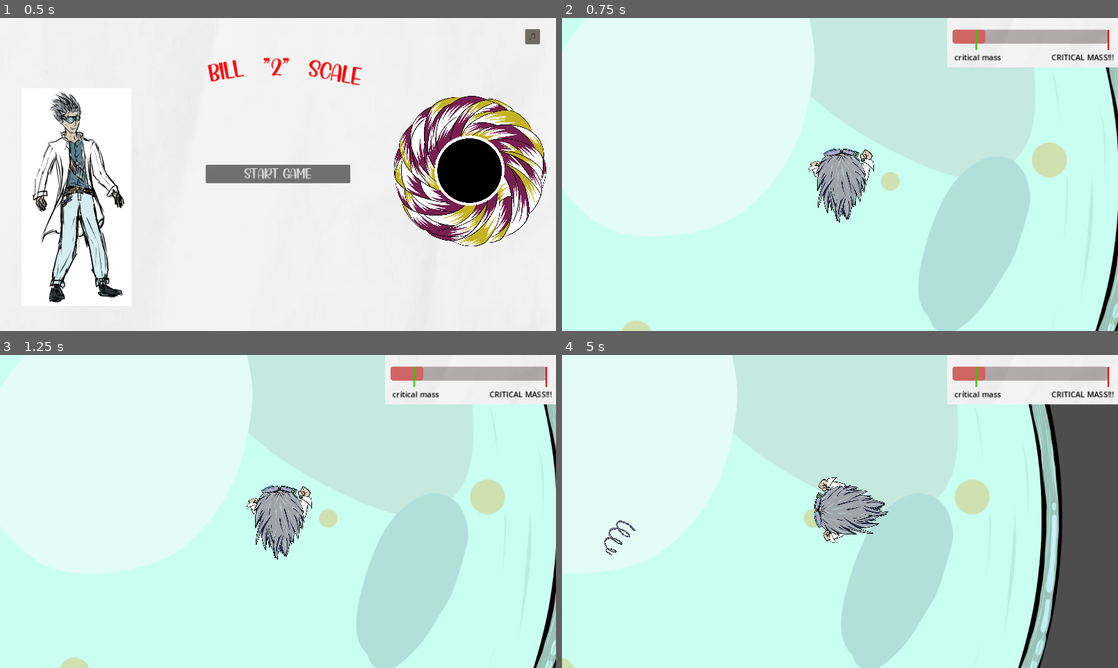
Above: before the commit, frames 1-4 (two rows, left to right).
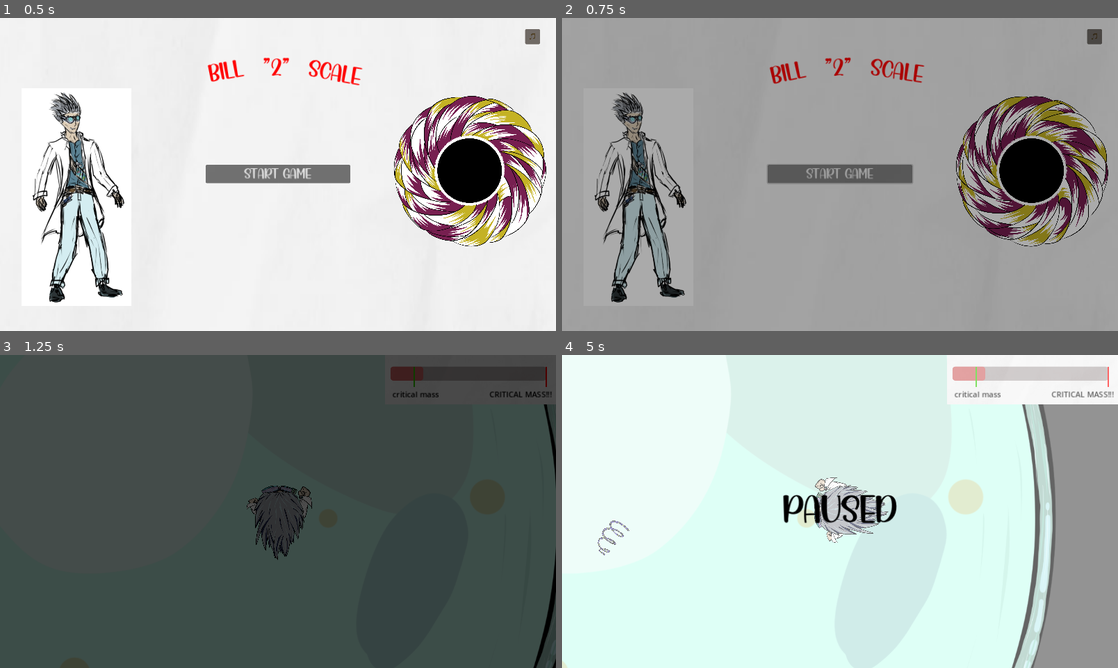
Above: after the commit, the same moments.

Repository: Phistomevel/GMTKjam
Game: Godot game, scene res://level scenes/title_page.tscn
The game is run twice, just before and just after one commit, with the same random seed, the same clock (stepped at 60 frames per second) and the same inputs. The engine's default icon, where the game draws it, is replaced by a stand-in: a white triangle on a blue panel in a dark square. Sound files missing from this copy of the repository are replaced by a short silence.
Inputs:
- Up to frame 1 (0.5 s): no input
- Up to frame 2 (0.75 s): click "Start Game" at 0.5 s
- Up to frame 3 (1.25 s): no input
- Up to frame 4 (5 s): tap Enter (ui_accept) at 1.25, 1.35, 1.52, 1.82, 2.1, 2.27, 2.57, 2.85, 3.6, 3.77, 4.07, 4.35, 4.52, 4.82 s; hold Right (ui_right) 1.28-2.03 s; hold Down (ui_down) 2.03-2.78 s; hold Right (ui_right) 2.78-3.53 s; hold Up (ui_up) 3.53-4.28 s; hold Left (ui_left) from 4.28 s (still down); tap Escape (ui_cancel) at 4.9 s

Frame 1 is identical in both runs. In frame 2, 98% of the frame differs, in the area x 0-100%, y 0-100%; in frame 3, 100%; in frame 4, 26%.

Commit message:
Added pause screen, transition screen etc.

Diff:
--- a/level scenes/level_one.tscn
+++ b/level scenes/level_one.tscn
@@ -1,10 +1,11 @@
-[gd_scene load_steps=6 format=3 uid="uid://6wuuda3ofw5a"]
+[gd_scene load_steps=7 format=3 uid="uid://6wuuda3ofw5a"]
 
 [ext_resource type="Script" path="res://scripts/level_one.gd" id="1_0fsi3"]
 [ext_resource type="Texture2D" uid="uid://v6lbsnqd8t4x" path="res://assets/level_one_map/map.png" id="1_i5y0m"]
 [ext_resource type="PackedScene" uid="uid://h40y1eidg8iv" path="res://scene prefabs/black_hole.tscn" id="2_fsm7d"]
 [ext_resource type="PackedScene" uid="uid://b7qpctvo0nraq" path="res://scene prefabs/player.tscn" id="3_qj4xj"]
 [ext_resource type="PackedScene" uid="uid://ds3fmrqty47dp" path="res://scene prefabs/level1_hud.tscn" id="5_1wje2"]
+[ext_resource type="PackedScene" uid="uid://caqy14geipbut" path="res://scene prefabs/pause_screen.tscn" id="6_nciwl"]
 
 [node name="Level_One" type="Node2D"]
 script = ExtResource("1_0fsi3")
@@ -29,6 +30,8 @@
 
 [node name="CanvasLayer" parent="player/Camera2D" instance=ExtResource("5_1wje2")]
 
+[node name="PauseScreen" parent="player/Camera2D" instance=ExtResource("6_nciwl")]
+
 [node name="FoodSpawnCooldown" type="Timer" parent="."]
 autostart = true
 
--- a/project.godot
+++ b/project.godot
@@ -18,6 +18,7 @@
 [autoload]
 
 GlobalAudioPlayer="*res://Audio/global_audio_player.tscn"
+SceneTransition="*res://scene prefabs/scene_transition.tscn"
 
 [display]
 
--- /dev/null
+++ b/scene prefabs/pause_screen.tscn
@@ -0,0 +1,46 @@
+[gd_scene load_steps=3 format=3 uid="uid://caqy14geipbut"]
+
+[ext_resource type="FontFile" uid="uid://00nwufw06k7x" path="res://fonts/Action.otf" id="1_tumpm"]
+[ext_resource type="Script" path="res://scripts/pause_screen.gd" id="1_wt7nu"]
+
+[node name="PauseScreen" type="CanvasLayer"]
+process_mode = 2
+visible = false
+script = ExtResource("1_wt7nu")
+
+[node name="ColorRect" type="ColorRect" parent="."]
+modulate = Color(1, 1, 1, 0.392157)
+anchors_preset = 15
+anchor_right = 1.0
+anchor_bottom = 1.0
+grow_horizontal = 2
+grow_vertical = 2
+
+[node name="VBoxContainer" type="VBoxContainer" parent="."]
+anchors_preset = 15
+anchor_right = 1.0
+anchor_bottom = 1.0
+grow_horizontal = 2
+grow_vertical = 2
+alignment = 1
+
+[node name="HBoxContainer" type="HBoxContainer" parent="VBoxContainer"]
+layout_mode = 2
+alignment = 1
+
+[node name="Label" type="Label" parent="VBoxContainer/HBoxContainer"]
+layout_mode = 2
+theme_override_colors/font_color = Color(0, 0, 0, 1)
+theme_override_fonts/font = ExtResource("1_tumpm")
+theme_override_font_sizes/font_size = 80
+text = "PAUSED"
+
+[node name="Button" type="Button" parent="."]
+modulate = Color(1, 1, 1, 0)
+anchors_preset = 15
+anchor_right = 1.0
+anchor_bottom = 1.0
+grow_horizontal = 2
+grow_vertical = 2
+
+[connection signal="pressed" from="Button" to="." method="_on_button_pressed"]
--- /dev/null
+++ b/scene prefabs/scene_transition.tscn
@@ -0,0 +1,59 @@
+[gd_scene load_steps=5 format=3 uid="uid://bwxfns8aesa1y"]
+
+[ext_resource type="Script" path="res://scripts/scene_transition.gd" id="1_kr4r1"]
+
+[sub_resource type="Animation" id="Animation_rynxn"]
+resource_name = "fade"
+length = 0.5
+tracks/0/type = "value"
+tracks/0/imported = false
+tracks/0/enabled = true
+tracks/0/path = NodePath(".:modulate")
+tracks/0/interp = 1
+tracks/0/loop_wrap = true
+tracks/0/keys = {
+"times": PackedFloat32Array(0, 0.5),
+"transitions": PackedFloat32Array(1, 1),
+"update": 0,
+"values": [Color(1, 1, 1, 0), Color(1, 1, 1, 1)]
+}
+
+[sub_resource type="Animation" id="Animation_psfr0"]
+length = 0.001
+tracks/0/type = "value"
+tracks/0/imported = false
+tracks/0/enabled = true
+tracks/0/path = NodePath(".:modulate")
+tracks/0/interp = 1
+tracks/0/loop_wrap = true
+tracks/0/keys = {
+"times": PackedFloat32Array(0),
+"transitions": PackedFloat32Array(1),
+"update": 0,
+"values": [Color(1, 1, 1, 0)]
+}
+
+[sub_resource type="AnimationLibrary" id="AnimationLibrary_7qtag"]
+_data = {
+"RESET": SubResource("Animation_psfr0"),
+"fade": SubResource("Animation_rynxn")
+}
+
+[node name="sceneTransition" type="CanvasLayer"]
+script = ExtResource("1_kr4r1")
+
+[node name="ColorRect" type="ColorRect" parent="."]
+modulate = Color(1, 1, 1, 0)
+anchors_preset = 15
+anchor_right = 1.0
+anchor_bottom = 1.0
+grow_horizontal = 2
+grow_vertical = 2
+mouse_filter = 2
+color = Color(0, 0, 0, 1)
+
+[node name="AnimationPlayer" type="AnimationPlayer" parent="."]
+root_node = NodePath("../ColorRect")
+libraries = {
+"": SubResource("AnimationLibrary_7qtag")
+}
--- a/scene prefabs/visual_novel.tscn
+++ b/scene prefabs/visual_novel.tscn
@@ -14,6 +14,7 @@
 corner_radius_bottom_left = 10
 
 [node name="VisualNovel" type="Control"]
+process_mode = 3
 layout_mode = 3
 anchor_left = 0.500434
 anchor_top = 1.0
--- a/scripts/level_one.gd
+++ b/scripts/level_one.gd
@@ -20,11 +20,13 @@
 
 # Called when the node enters the scene tree for the first time.
 func _ready():
+	first_level_dialogue()
 	GlobalAudioPlayer.play_first_level_music()
 
 # Called every frame. 'delta' is the elapsed time since the previous frame.
 func _process(delta):
-	pass
+	if Input.is_action_just_pressed("ui_cancel"):
+		pause()
 
 func randomPointOnMap():
 	var a = randf()
@@ -79,3 +81,18 @@
 func _on_black_hole_game_lost():
 	print("Sadge")
 	pass # Replace with function body.
+
+func pause():
+	get_tree().paused = true
+	$player/Camera2D/PauseScreen.visible = true
+
+func first_level_dialogue():
+	var dia = preload("res://scene prefabs/visual_novel.tscn").instantiate()
+	# TODO: implement actual dialogue
+	# dia.SpeakerList = ["Bill II.", "Computer"]
+	# dia.Pics = []
+	# dia.SpeakerPos = [0, 1]
+	# dia.ConvoList = ["Lorem ipsum"]
+	# dia.SpeakerTurn = [0]
+	# Avatars
+	add_child(dia)
--- /dev/null
+++ b/scripts/pause_screen.gd
@@ -0,0 +1,8 @@
+extends CanvasLayer
+
+func _on_button_pressed():
+	unpause()
+
+func unpause():
+	visible = false
+	get_tree().paused = false
--- /dev/null
+++ b/scripts/scene_transition.gd
@@ -0,0 +1,8 @@
+extends CanvasLayer
+
+
+func change_scene(target):
+	$AnimationPlayer.play('fade')
+	await $AnimationPlayer.animation_finished
+	get_tree().change_scene_to_file(target)
+	$AnimationPlayer.play_backwards('fade')
--- a/scripts/title_page.gd
+++ b/scripts/title_page.gd
@@ -7,7 +7,7 @@
 
 func _on_start_game_button_pressed():
 	GlobalAudioPlayer.play_click()
-	get_tree().change_scene_to_file("res://level scenes/level_one.tscn")
+	SceneTransition.change_scene("res://level scenes/level_one.tscn")
 
 
 func _on_options_button_pressed():
--- a/scripts/visual_novel.gd
+++ b/scripts/visual_novel.gd
@@ -30,6 +30,7 @@
 
 # Called when the node enters the scene tree for the first time.
 func _ready():
+	get_tree().paused = true
 	$SpeakerPic1.position = LeftPos
 	$SpeakerPic1.scale = LeftScale
 	$SpeakerPic2.position = RightPos
@@ -75,5 +76,7 @@
 			tween.tween_property(Text, "visible_ratio", 1, Text.get_total_character_count()/10.0)
 			killtween = tween
 	else:
-		killtween.kill()
+		if killtween:
+			killtween.kill()
+		get_tree().paused = false
 		queue_free()
Not shown, added: export_presets.cfg
